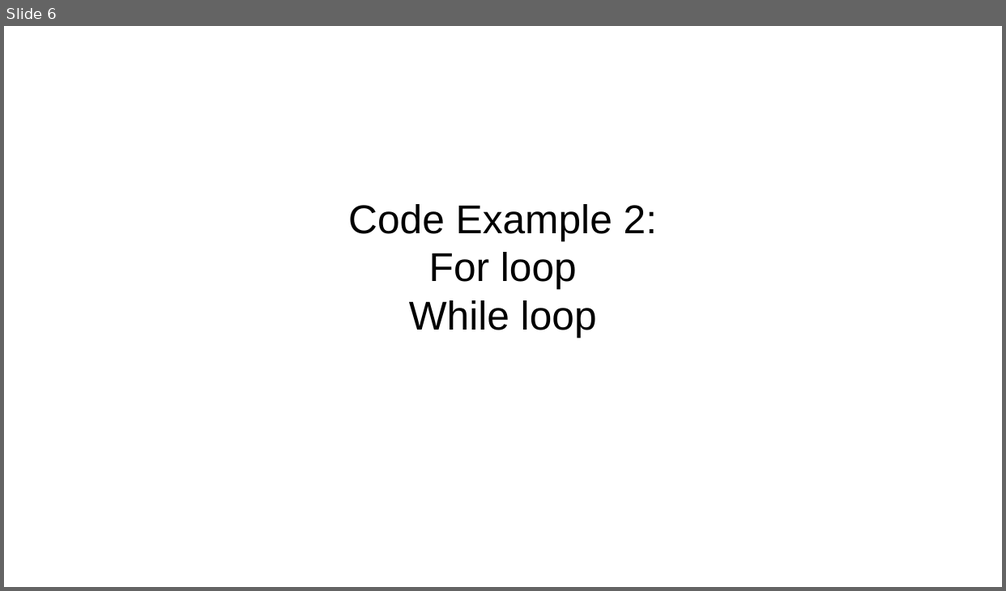
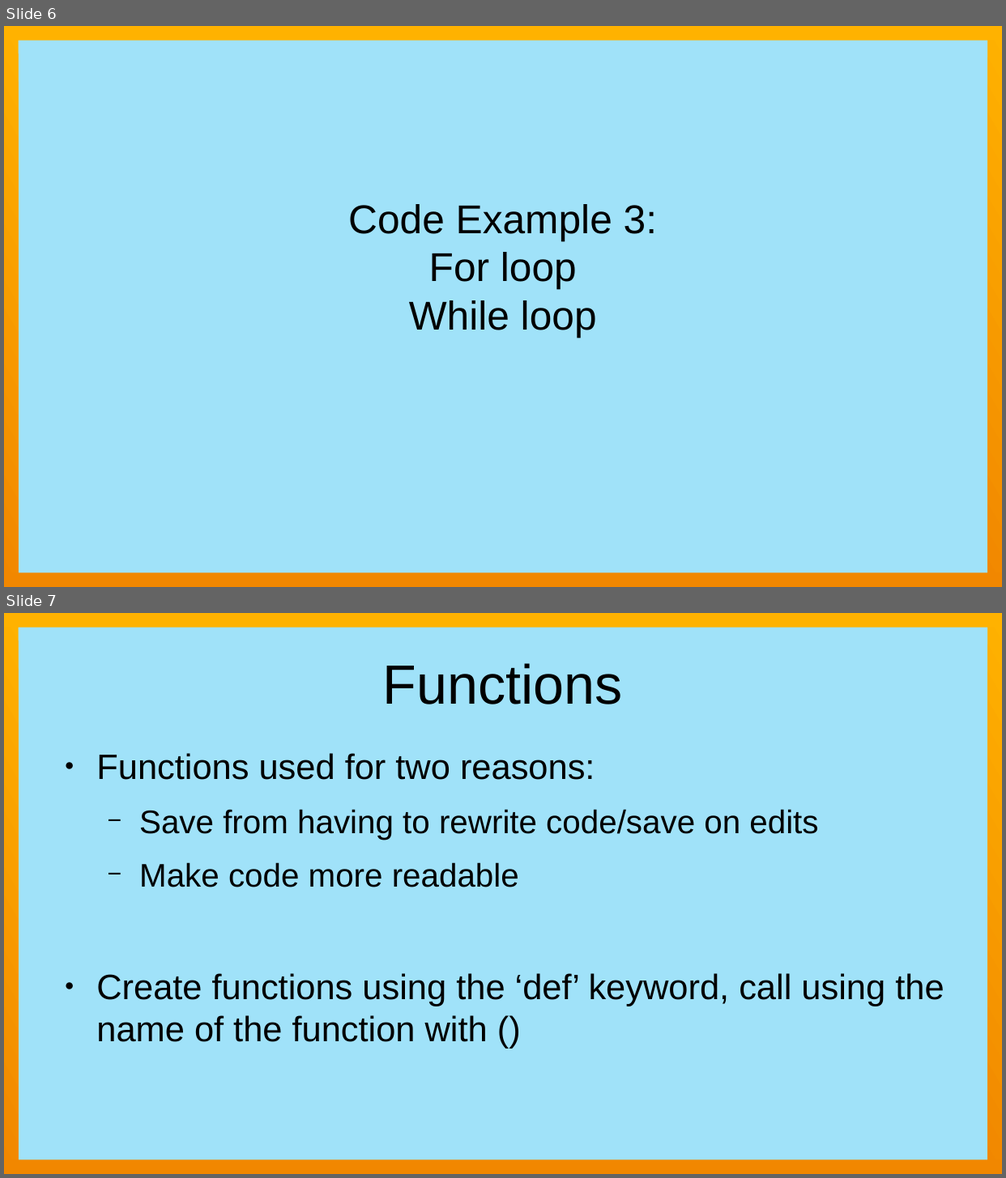
Before and after one commit to JayBee12/ITBadgePDT22021, a slide deck: Presentation.odp. Shown one above the other, each under a label of ours: slide 6 before the commit, slides 6 and 7 after it. The pictures are 1006x591 and 1006x1178 pixels, drawn with LibreOffice and Linux fonts; fonts in the diff are those of the drawing. Boxes give left, top, right and bottom in pixels: in the first picture for what was removed or moved away, otherwise in the second. Text is boxed around its words. In the diff, an @@ line names an element or a change of style, - is before the commit and + after.

```diff
--- a/Presentation.odp
+++ b/Presentation.odp
@@ slide 7 added at (x1=4, y1=613, x2=1002, y2=1174), background #FFFFFF; not listed: 5 template elements that a slide beside it also shows @@
@@ title added at (x1=383, y1=663, x2=623, y2=705), 44 pt, text #000000 @@
+Functions
@@ text added at (x1=96, y1=753, x2=944, y2=1042), 28 pt, text #000000 @@
+● Functions used for two reasons:
+  − Save from having to rewrite code/save on edits
+  − Make code more readable
+● Create functions using the ‘def’ keyword, call using the name of the function with ()
@@ slide 6 changed as well @@
@@ rectangle added at (x1=4, y1=26, x2=1002, y2=587), fill #43C7F4 at 50% opacity @@
@@ rectangle added at (x1=4, y1=26, x2=19, y2=587), fill gradient #FFB200 to #F18700 @@
@@ rectangle added at (x1=4, y1=26, x2=1002, y2=41), fill #FFB200 @@
@@ rectangle added at (x1=988, y1=26, x2=1002, y2=587), fill gradient #FFB200 to #F18700 @@
@@ subtitle at (x1=348, y1=204, x2=657, y2=241): text changed @@
-Code Example 2:
+Code Example 3:
@@ rectangle added at (x1=4, y1=573, x2=1002, y2=587), fill #F18700 @@
```
Also in this commit, not shown: 5 other slides changed, 2 other slides added, 1 slide removed, 1 other file.
